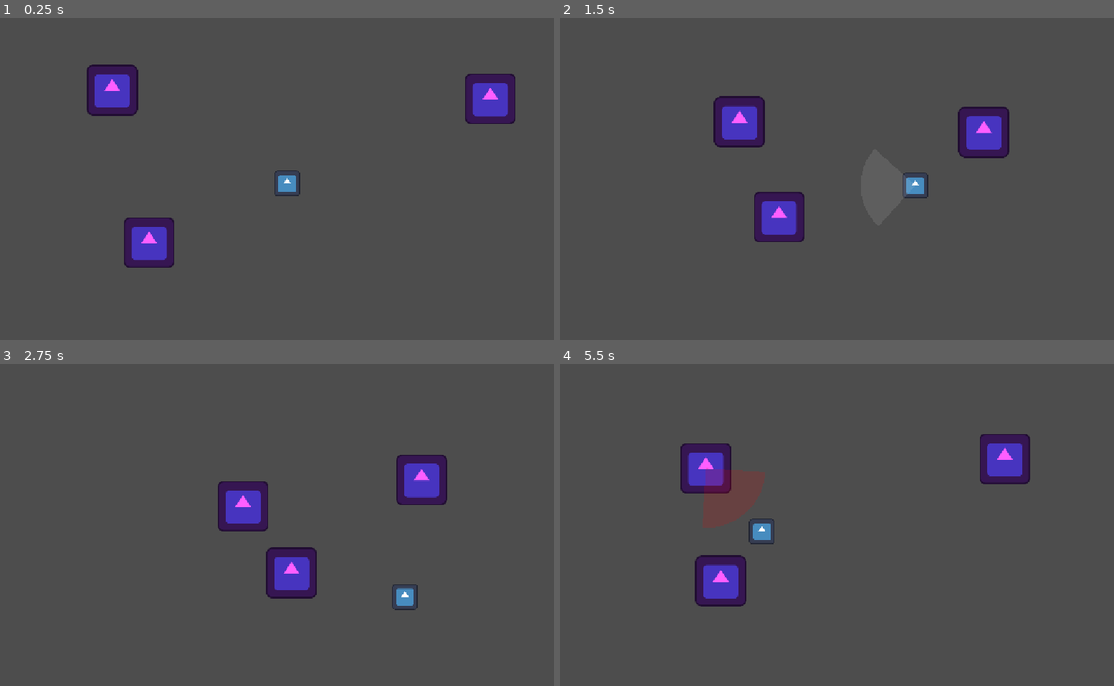
Above: before the commit, frames 1-4 (two rows, left to right).
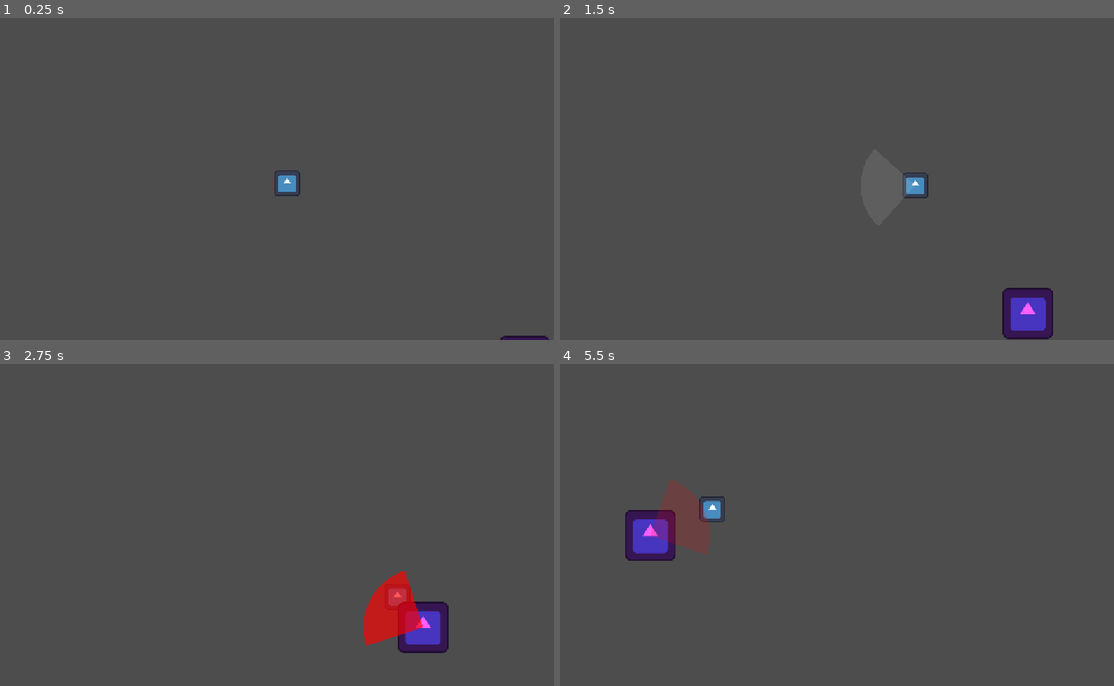
Above: after the commit, the same moments.

Repository: Finity16/bug-off-
Game: Godot game, scene res://scenes/main.tscn
Two runs of this game, one before a commit and one after it. Both use one fixed random seed, a clock stepped at 60 frames per second and the inputs below. The engine's default icon, where the game draws it, is replaced by a stand-in: a white triangle on a blue panel in a dark square.
Inputs (mouse positions are in pixels of both pictures, inside the frame that each line leads up to):
- Up to frame 1 (0.25 s): no input
- Up to frame 2 (1.5 s): move the mouse to (975, 162) at 0.52 s; hold D (move_right) 0.53-1.28 s; click (975, 162) at 0.6 s; move the mouse to (731, 195) at 1.27 s; hold S (move_down) from 1.28 s (still down); click (731, 195) at 1.35 s
- Up to frame 3 (2.75 s): move the mouse to (343, 454) at 2.02 s; release S (move_down) at 2.03 s; hold D (move_right) from 2.03 s (still down); click (343, 454) at 2.1 s
- Up to frame 4 (5.5 s): move the mouse to (820, 589) at 2.77 s; release D (move_right) at 2.78 s; hold W (move_up) 2.78-3.53 s; click (820, 589) at 2.85 s; move the mouse to (1019, 573) at 3.52 s; hold A (move_left) 3.53-5.03 s; click (1019, 573) at 3.6 s; move the mouse to (676, 476) at 4.27 s; click (676, 476) at 4.35 s; move the mouse to (875, 525) at 5.02 s; hold S (move_down) from 5.03 s (still down); click (875, 525) at 5.1 s

The runs differ from the first frame. In frame 1, 4.4% of the frame differs, in the area x 15-100%, y 14-100%; in frame 2, 5.8%; in frame 3, 6.9%; in frame 4, 8.2%, in the area x 11-85%, y 21-76%.

Commit message:
Added waves

Diff:
--- a/scenes/human.gd
+++ b/scenes/human.gd
@@ -1,3 +1,4 @@
+class_name Human
 extends CharacterBody2D
 
 signal died(points: int)
@@ -31,9 +32,8 @@
 	collision_layer = 2
 	collision_mask = 1
 	add_to_group("humans")
-	add_to_group("humans")
 	telegraph = Polygon2D.new()
-	telegraph.polygon = make_wedge(hit_range, attack_arc)
+	telegraph.polygon = get_telegraph_shape()
 	telegraph.color = Color(1, 0, 0, 0)
 	add_child(telegraph)
 	var shader := Shader.new()
@@ -47,6 +47,9 @@
 	flash_material = ShaderMaterial.new()
 	flash_material.shader = shader
 	sprite.material = flash_material
+
+func get_telegraph_shape() -> PackedVector2Array:
+	return make_wedge(hit_range, attack_arc)
 
 func make_wedge(radius: float, arc_degrees: float) -> PackedVector2Array:
 	var points := PackedVector2Array([Vector2.ZERO])
@@ -76,17 +79,20 @@
 
 	match state:
 		State.CHASE:
-			var to_player := player.global_position - global_position
-			if can_attack and to_player.length() < attack_range:
-				start_attack()
-			else:
-				velocity = to_player.normalized() * speed
+			chase(delta)
 		State.WINDUP:
 			tick_windup(delta)
 			velocity = velocity.move_toward(Vector2.ZERO, 600.0 * delta)
 		_:
 			velocity = velocity.move_toward(Vector2.ZERO, 600.0 * delta)
 	move_and_slide()
+
+func chase(_delta: float):
+	var to_player := player.global_position - global_position
+	if can_attack and to_player.length() < attack_range:
+		start_attack()
+	else:
+		velocity = to_player.normalized() * speed
 
 func player_in_attack_area() -> bool:
 	var to_player := player.global_position - global_position
--- a/scenes/human.tscn
+++ b/scenes/human.tscn
@@ -8,6 +8,8 @@
 
 [node name="Human" type="CharacterBody2D" unique_id=1264052602]
 script = ExtResource("1_cwf78")
+health = 2.0
+attack_range = 140.0
 
 [node name="Sprite2D" type="Sprite2D" parent="." unique_id=433660675]
 modulate = Color(1, 0.36862746, 1, 1)
--- a/scenes/main.tscn
+++ b/scenes/main.tscn
@@ -1,18 +1,18 @@
 [gd_scene format=3 uid="uid://ctfv52gkj0n00"]
 
 [ext_resource type="PackedScene" uid="uid://b8x0v32cc5hu6" path="res://scenes/player.tscn" id="1_o5qli"]
-[ext_resource type="PackedScene" uid="uid://44bwlakmln7m" path="res://scenes/human.tscn" id="2_0wfyh"]
+[ext_resource type="Script" uid="uid://djjd5q64a1ea4" path="res://scenes/wave_spawner.gd" id="2_0wfyh"]
+[ext_resource type="PackedScene" uid="uid://bgw17okcgefuq" path="res://scenes/spinner_human.tscn" id="3_sugp2"]
+[ext_resource type="PackedScene" uid="uid://44bwlakmln7m" path="res://scenes/human.tscn" id="3_tbgi4"]
+[ext_resource type="PackedScene" uid="uid://y1bge88h4xcg" path="res://scenes/smart_human.tscn" id="5_tefeu"]
 
 [node name="Main" type="Node2D" unique_id=883377612]
 
 [node name="Player" parent="." unique_id=804416360 instance=ExtResource("1_o5qli")]
 position = Vector2(577, 333)
 
-[node name="Human" parent="." unique_id=1264052602 instance=ExtResource("2_0wfyh")]
-position = Vector2(199, 131)
-
-[node name="Human2" parent="." unique_id=1589010053 instance=ExtResource("2_0wfyh")]
-position = Vector2(272, 464)
-
-[node name="Human3" parent="." unique_id=1266345930 instance=ExtResource("2_0wfyh")]
-position = Vector2(1013, 151)
+[node name="WaveSpawner" type="Node" parent="." unique_id=226179658]
+script = ExtResource("2_0wfyh")
+human_scene = ExtResource("3_tbgi4")
+spinner_scene = ExtResource("3_sugp2")
+smart_scene = ExtResource("5_tefeu")
--- /dev/null
+++ b/scenes/smart_human.gd
@@ -0,0 +1,46 @@
+extends Human
+
+@export var kite_distance := 300.0
+@export var kite_margin := 40.0
+@export var retreat_speed := 200.0
+@export var lunge_speed := 220.0
+@export var strafe_speed := 90.0
+@export var patience := 1.2
+
+var strafe_sign := 1.0
+var waiting_time := 0.0
+
+func _ready():
+	super()
+	strafe_sign = 1.0 if randf() < 0.5 else -1.0
+
+func chase(delta: float):
+	var to_player := player.global_position - global_position
+	var distance := to_player.length()
+	var toward := to_player.normalized()
+	var away := -toward
+	var side := toward.rotated(PI / 2.0) * strafe_sign
+
+	if not can_attack:
+		waiting_time = 0.0
+		if distance < kite_distance:
+			velocity = away * retreat_speed
+		else:
+			velocity = side * strafe_speed
+		return
+
+	waiting_time += delta
+	var opening: bool = not player.can_attack or waiting_time >= patience
+	if opening:
+		if distance < attack_range:
+			start_attack()
+		else:
+			velocity = toward * lunge_speed
+		return
+
+	if distance < kite_distance - kite_margin:
+		velocity = away * retreat_speed
+	elif distance > kite_distance + kite_margin:
+		velocity = toward * speed
+	else:
+		velocity = side * strafe_speed
--- /dev/null
+++ b/scenes/smart_human.tscn
@@ -0,0 +1,21 @@
+[gd_scene format=3 uid="uid://y1bge88h4xcg"]
+
+[ext_resource type="Script" uid="uid://crw2r3y8as5p8" path="res://scenes/smart_human.gd" id="1_1cbm2"]
+[ext_resource type="Texture2D" uid="uid://bla28axqtttob" path="res://icon.svg" id="2_jsuop"]
+
+[sub_resource type="CircleShape2D" id="CircleShape2D_ob1uy"]
+radius = 47.07441
+
+[node name="Human" type="CharacterBody2D" unique_id=1264052602]
+script = ExtResource("1_1cbm2")
+speed = 140.0
+hit_range = 160.0
+attack_pause = 0.5
+
+[node name="Sprite2D" type="Sprite2D" parent="." unique_id=433660675]
+modulate = Color(0.30320585, 0.75761926, 0.77808493, 1)
+scale = Vector2(0.8, 0.8)
+texture = ExtResource("2_jsuop")
+
+[node name="CollisionShape2D" type="CollisionShape2D" parent="." unique_id=1324441236]
+shape = SubResource("CircleShape2D_ob1uy")
--- /dev/null
+++ b/scenes/spinner_human.gd
@@ -0,0 +1,67 @@
+extends Human
+
+@export var circle_radius := 125.0
+@export var first_windup := 0.5
+@export var second_windup := 0.3
+@export var gap_time := 0.1
+@export var spin_recover := 0.3
+
+var fill_tween: Tween
+
+func get_telegraph_shape() -> PackedVector2Array:
+	return make_circle(circle_radius)
+
+func make_circle(radius: float) -> PackedVector2Array:
+	var points := PackedVector2Array()
+	var steps := 48
+	for i in steps:
+		var a := TAU * i / steps
+		points.append(Vector2.from_angle(a) * radius)
+	return points
+
+func player_in_attack_area() -> bool:
+	var distance := player.global_position.distance_to(global_position)
+	return distance - player.get_body_radius() <= circle_radius
+
+func tick_windup(_delta: float):
+	pass
+
+func start_attack():
+	state = State.WINDUP
+	can_attack = false
+	velocity = Vector2.ZERO
+	await spin(first_windup)
+	if dead:
+		return
+	await get_tree().create_timer(gap_time).timeout
+	if dead:
+		return
+	await spin(second_windup)
+	if dead:
+		return
+	state = State.RECOVER
+	await get_tree().create_timer(spin_recover).timeout
+	if dead:
+		return
+	state = State.CHASE
+	await get_tree().create_timer(attack_pause).timeout
+	can_attack = true
+
+func spin(duration: float):
+	telegraph.color = Color(1, 0, 0, 0.15)
+	fill_tween = create_tween()
+	fill_tween.tween_property(telegraph, "color:a", 0.45, duration)
+	await get_tree().create_timer(duration).timeout
+	if dead:
+		return
+	fill_tween.kill()
+	telegraph.color = Color(1, 0, 0, 1)
+	if player_in_attack_area():
+		player.take_hit(1, (player.global_position - global_position).normalized())
+	var fade := create_tween()
+	fade.tween_property(telegraph, "color:a", 0.0, 0.15)
+
+func die():
+	if fill_tween:
+		fill_tween.kill()
+	super()
--- /dev/null
+++ b/scenes/spinner_human.tscn
@@ -0,0 +1,20 @@
+[gd_scene format=3 uid="uid://bgw17okcgefuq"]
+
+[ext_resource type="Script" uid="uid://dhh344340vqp5" path="res://scenes/spinner_human.gd" id="1_13abf"]
+[ext_resource type="Texture2D" uid="uid://bla28axqtttob" path="res://icon.svg" id="2_mokjf"]
+
+[sub_resource type="CircleShape2D" id="CircleShape2D_ob1uy"]
+radius = 47.07441
+
+[node name="Human" type="CharacterBody2D" unique_id=1264052602]
+script = ExtResource("1_13abf")
+health = 3.0
+attack_range = 200.0
+
+[node name="Sprite2D" type="Sprite2D" parent="." unique_id=433660675]
+modulate = Color(0.4944951, 0.76668376, 0.3305974, 1)
+scale = Vector2(0.8, 0.8)
+texture = ExtResource("2_mokjf")
+
+[node name="CollisionShape2D" type="CollisionShape2D" parent="." unique_id=1324441236]
+shape = SubResource("CircleShape2D_ob1uy")
--- /dev/null
+++ b/scenes/wave_spawner.gd
@@ -0,0 +1,107 @@
+extends Node
+
+@export var human_scene: PackedScene
+@export var spinner_scene: PackedScene
+@export var smart_scene: PackedScene
+@export var max_enemies := 10
+@export var max_alive_at_once := 4
+@export var difficulty_cap := 8
+@export var spinner_unlock_wave := 3
+@export var smart_unlock_wave := 5
+@export var spinner_guaranteed_wave := 4
+@export var smart_guaranteed_wave := 6
+@export var wave_delay := 1.5
+@export var spawn_interval_min := 2.5
+@export var spawn_interval_max := 4.5
+@export var spawn_margin := 60.0
+@export var min_player_distance := 300.0
+@export var speed_per_level := 0.03
+@export var health_per_level := 0.25
+
+var wave := 0
+var alive := 0
+var spawning_done := false
+
+func _ready():
+	start_wave.call_deferred()
+
+func start_wave():
+	wave += 1
+	var level := mini(1 + int(wave * 0.5), difficulty_cap)
+	var count := mini(1 + int(wave * 0.6), max_enemies)
+	print("wave ", wave, " enemies ", count, " level ", level)
+	spawning_done = false
+	run_wave(count, level)
+
+func build_queue(count: int) -> Array[PackedScene]:
+	var queue: Array[PackedScene] = []
+	if wave == spinner_guaranteed_wave:
+		queue.append(spinner_scene)
+	if wave == smart_guaranteed_wave:
+		queue.append(smart_scene)
+	while queue.size() < count:
+		queue.append(pick_scene())
+	queue.shuffle()
+	return queue
+
+func run_wave(count: int, level: int):
+	var queue := build_queue(count)
+	for i in queue.size():
+		while alive >= max_alive_at_once:
+			await get_tree().process_frame
+		spawn_enemy(queue[i], level)
+		alive += 1
+		if i < queue.size() - 1:
+			var wait := randf_range(spawn_interval_min, spawn_interval_max)
+			while wait > 0.0 and alive > 0:
+				await get_tree().process_frame
+				wait -= get_process_delta_time()
+	spawning_done = true
+
+func pick_scene() -> PackedScene:
+	var spinner_weight := 0.0
+	if wave >= spinner_unlock_wave:
+		spinner_weight = clampf(4.0 + (wave - spinner_unlock_wave) * 1.5, 0.0, 10.0)
+	var smart_weight := 0.0
+	if wave >= smart_unlock_wave:
+		smart_weight = clampf(2.0 + (wave - smart_unlock_wave) * 1.5, 0.0, 10.0)
+	var roll := randf() * (10.0 + spinner_weight + smart_weight)
+	roll -= 10.0
+	if roll <= 0.0:
+		return human_scene
+	roll -= spinner_weight
+	if roll <= 0.0:
+		return spinner_scene
+	return smart_scene
+
+func spawn_enemy(scene: PackedScene, level: int):
+	var enemy: Human = scene.instantiate()
+	enemy.speed *= 1.0 + speed_per_level * (level - 1)
+	enemy.health += health_per_level * (level - 1)
+	enemy.position = pick_spawn_position()
+	enemy.died.connect(on_enemy_died)
+	get_parent().add_child(enemy)
+
+func pick_spawn_position() -> Vector2:
+	var size := get_viewport().get_visible_rect().size
+	var player := get_tree().get_first_node_in_group("player")
+	var pos := Vector2.ZERO
+	for attempt in 10:
+		match randi() % 4:
+			0:
+				pos = Vector2(randf_range(0.0, size.x), -spawn_margin)
+			1:
+				pos = Vector2(randf_range(0.0, size.x), size.y + spawn_margin)
+			2:
+				pos = Vector2(-spawn_margin, randf_range(0.0, size.y))
+			_:
+				pos = Vector2(size.x + spawn_margin, randf_range(0.0, size.y))
+		if player == null or pos.distance_to(player.global_position) >= min_player_distance:
+			break
+	return pos
+
+func on_enemy_died(_points: int):
+	alive -= 1
+	if alive <= 0 and spawning_done:
+		await get_tree().create_timer(wave_delay).timeout
+		start_wave()
Not shown, added: scenes/smart_human.gd.uid
Not shown, added: scenes/spinner_human.gd.uid
Not shown, added: scenes/wave_spawner.gd.uid
